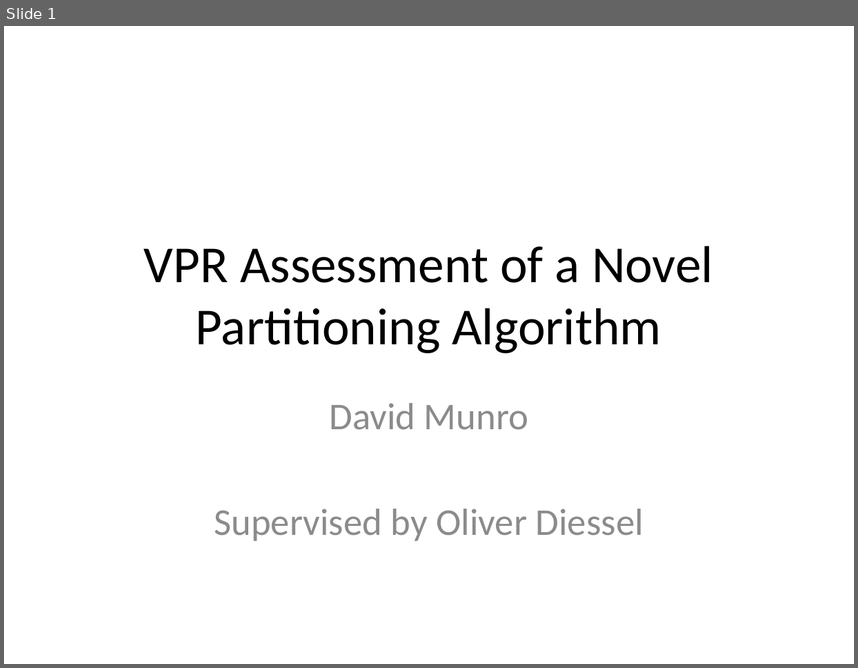
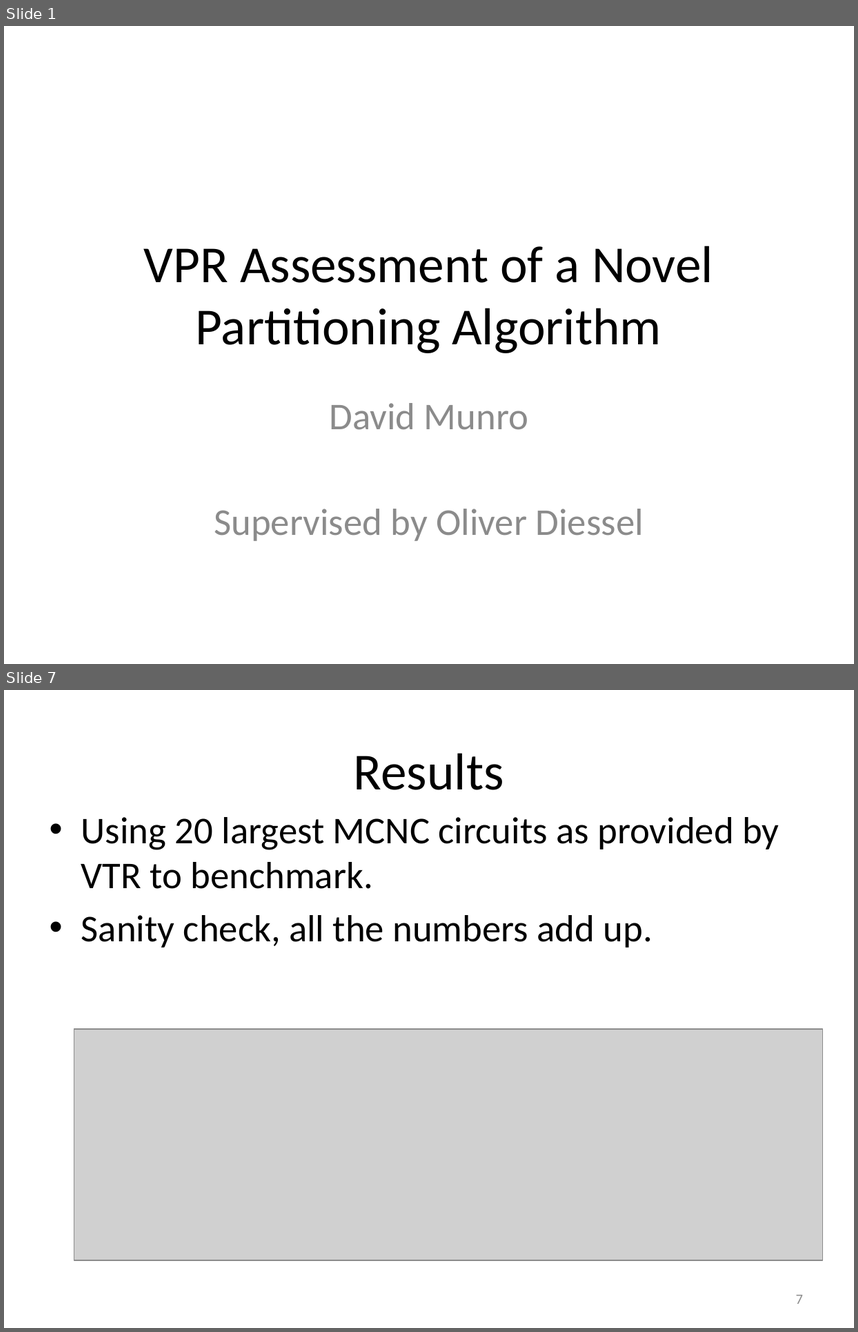
Before and after one commit to Jemima/ths, a slide deck: demo.pptx. Shown one above the other, each under a label of ours: slide 1 before the commit, slides 1 and 7 after it; the slides between them are not shown. The pictures are 858x668 and 858x1332 pixels, drawn with LibreOffice and Linux fonts; fonts in the diff are those of the drawing; grey boxes stand for pictures. Boxes give left, top, right and bottom in pixels: in the first picture for what was removed or moved away, otherwise in the second. Text is boxed around its words. In the diff, an @@ line names an element or a change of style, - is before the commit and + after.

```diff
--- a/demo.pptx
+++ b/demo.pptx
@@ slide 7 added at (4,690,854,1328), background #FFFFFF @@
@@ title added at (354,753,504,790), 44 pt, text #000000 @@
+Results
@@ text added at (81,817,779,947), 32 pt, text #000000 @@
+• Using 20 largest MCNC circuits as provided by VTR to benchmark.
+• Sanity check, all the numbers add up.
@@ picture added at (74,1029,822,1261) @@
@@ page number added at (796,1294,803,1303), 12 pt, text #8C8C8C @@
+7
```
Also in this commit, not shown: 7 slides changed, 1 other slide added, 5 slides removed, 11 other files.
